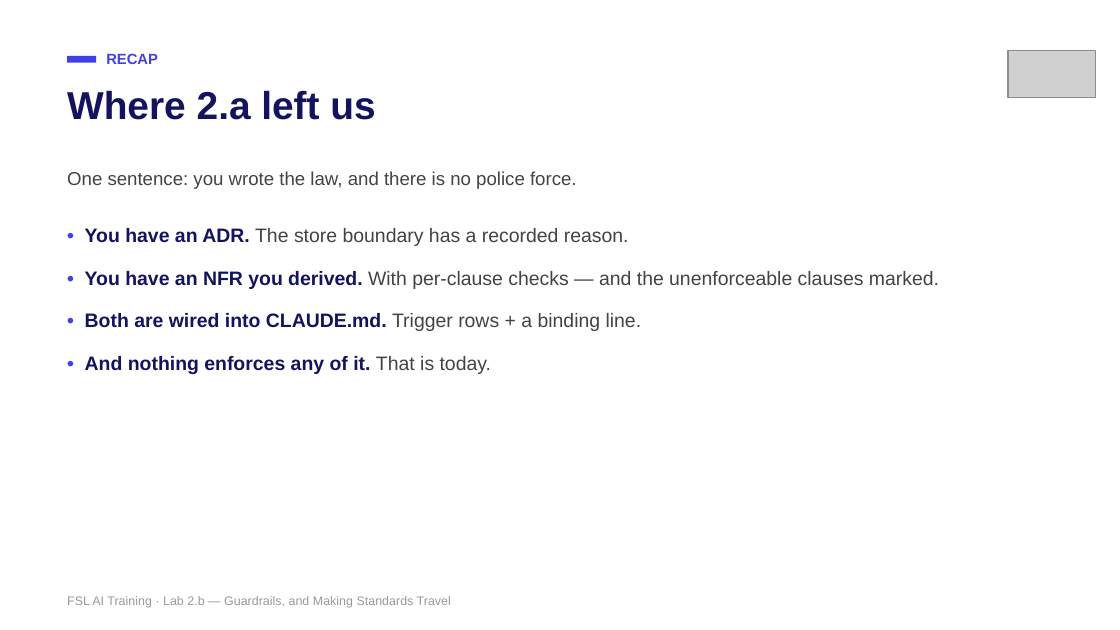
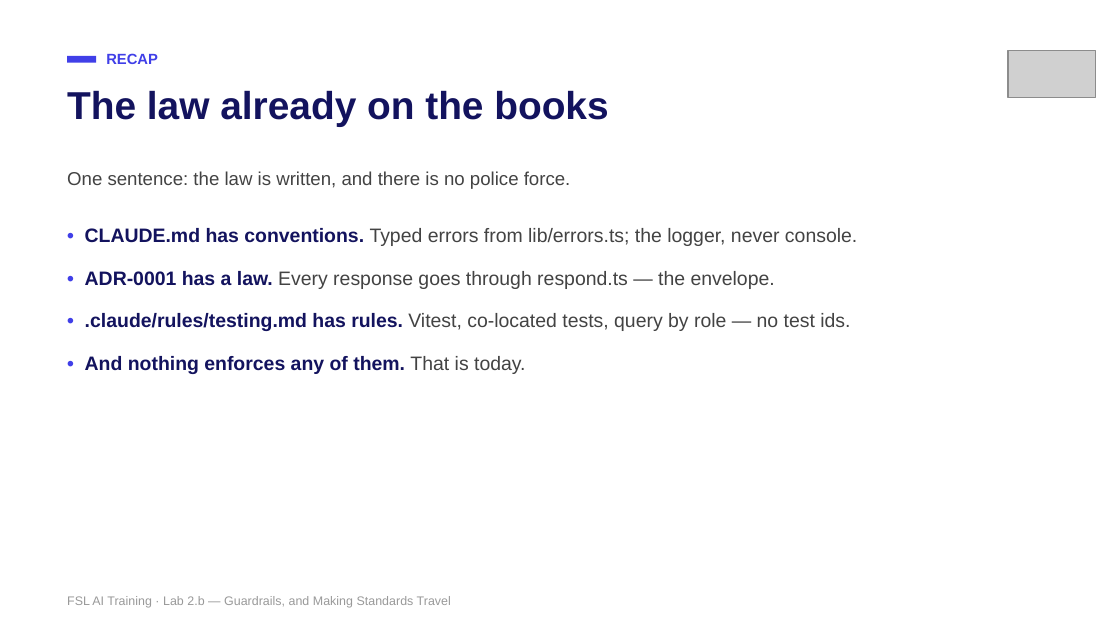
Before and after one commit to mike-tajmajer-fullstacklabs/fsl-taskboard-lab, a slide deck: slide 3 of docs/instructor/lab-2b-guardrails.pptx. Drawn at 1120x630 pixels with LibreOffice and Linux fonts; fonts in the diff are those of the drawing; grey boxes stand for pictures. Boxes give left, top, right and bottom in pixels: in the first picture for what was removed or moved away, otherwise in the second. Text is boxed around its words. In the diff, an @@ line names an element or a change of style, - is before the commit and + after.

```diff
--- a/docs/instructor/lab-2b-guardrails.pptx
+++ b/docs/instructor/lab-2b-guardrails.pptx
@@ text at (67,90,608,126): text changed @@
-Where 2.a left us
+The law already on the books
@@ text at (67,171,571,189): text changed @@
-One sentence: you wrote the law, and there is no police force.
+One sentence: the law is written, and there is no police force.
@@ text at (85,228,857,374): text changed @@
-• You have an ADR. The store boundary has a recorded reason.
-• You have an NFR you derived. With per-clause checks — and the unenforceable clauses marked.
-• Both are wired into CLAUDE.md. Trigger rows + a binding line.
-• And nothing enforces any of it. That is today.
+• CLAUDE.md has conventions. Typed errors from lib/errors.ts; the logger, never console.
+• ADR-0001 has a law. Every response goes through respond.ts — the envelope.
+• .claude/rules/testing.md has rules. Vitest, co-located tests, query by role — no test ids.
+• And nothing enforces any of them. That is today.
```
Also in this commit, not shown: 16 other slides changed, 7 slides added, 6 slides removed, 25 other files.
